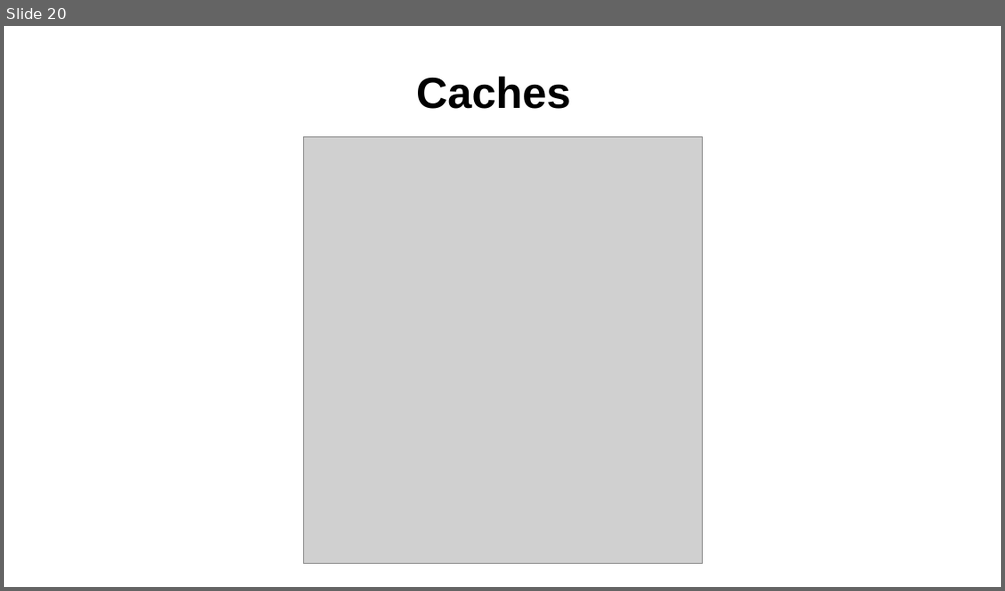
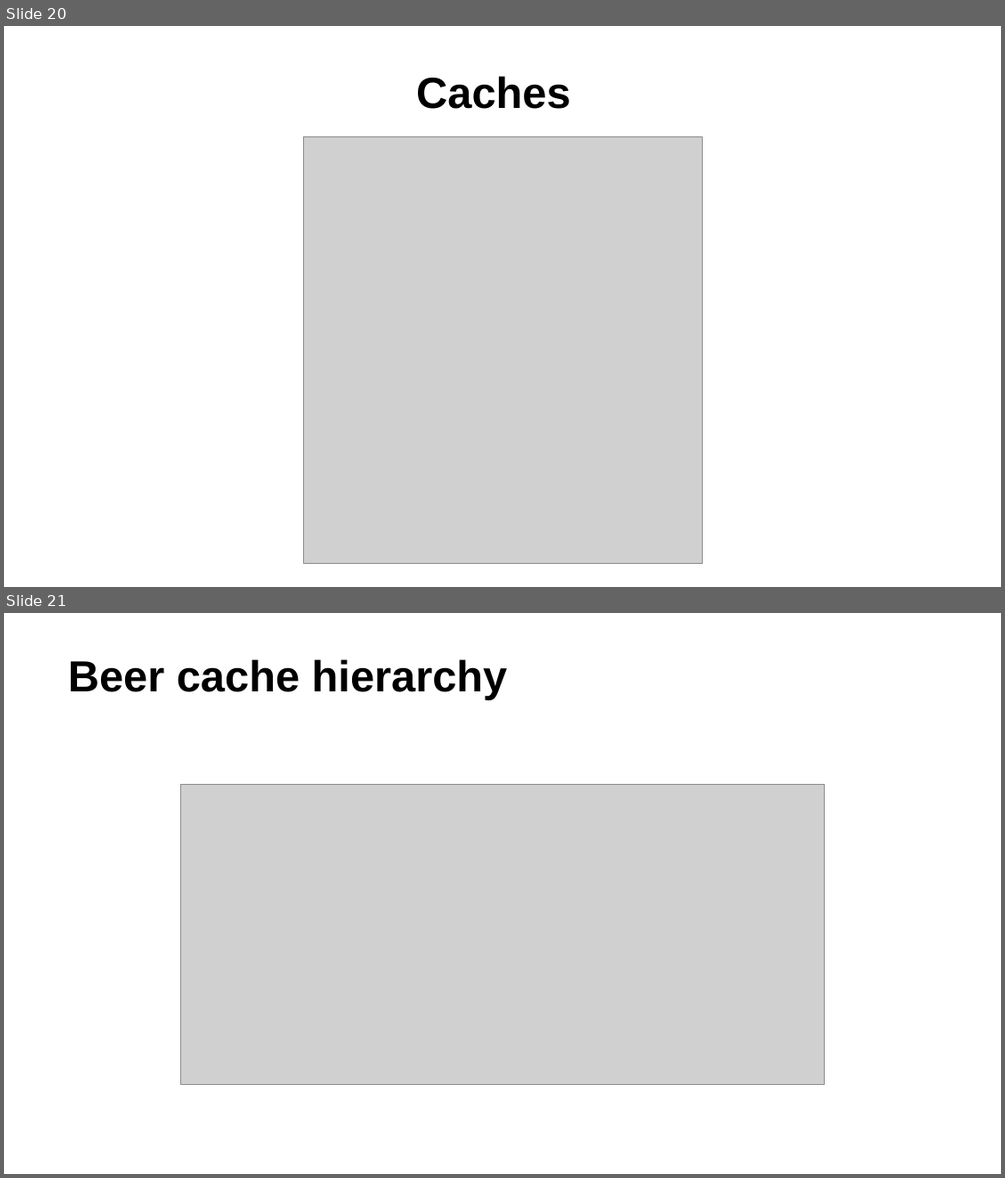
Before and after one commit to kostya2709/CAOS_seminars, a slide deck: sem_6_mem/presentations/caos_6.pptx. Shown one above the other, each under a label of ours: slide 20 before the commit, slides 20 and 21 after it. The pictures are 1005x591 and 1005x1178 pixels, drawn with LibreOffice and Linux fonts; fonts in the diff are those of the drawing; grey boxes stand for pictures. Boxes give left, top, right and bottom in pixels: in the first picture for what was removed or moved away, otherwise in the second. Text is boxed around its words. In the diff, an @@ line names an element or a change of style, - is before the commit and + after.

```diff
--- a/sem_6_mem/presentations/caos_6.pptx
+++ b/sem_6_mem/presentations/caos_6.pptx
@@ slide 21 added at (4, 613, 1001, 1174), background #FFFFFF @@
@@ title added at (68, 659, 508, 699), 69 pt, text #000000, bold @@
+Beer cache hierarchy
@@ picture added at (181, 784, 824, 1085) @@
```
Also in this commit, not shown: 5 slides changed, 27 other files.
